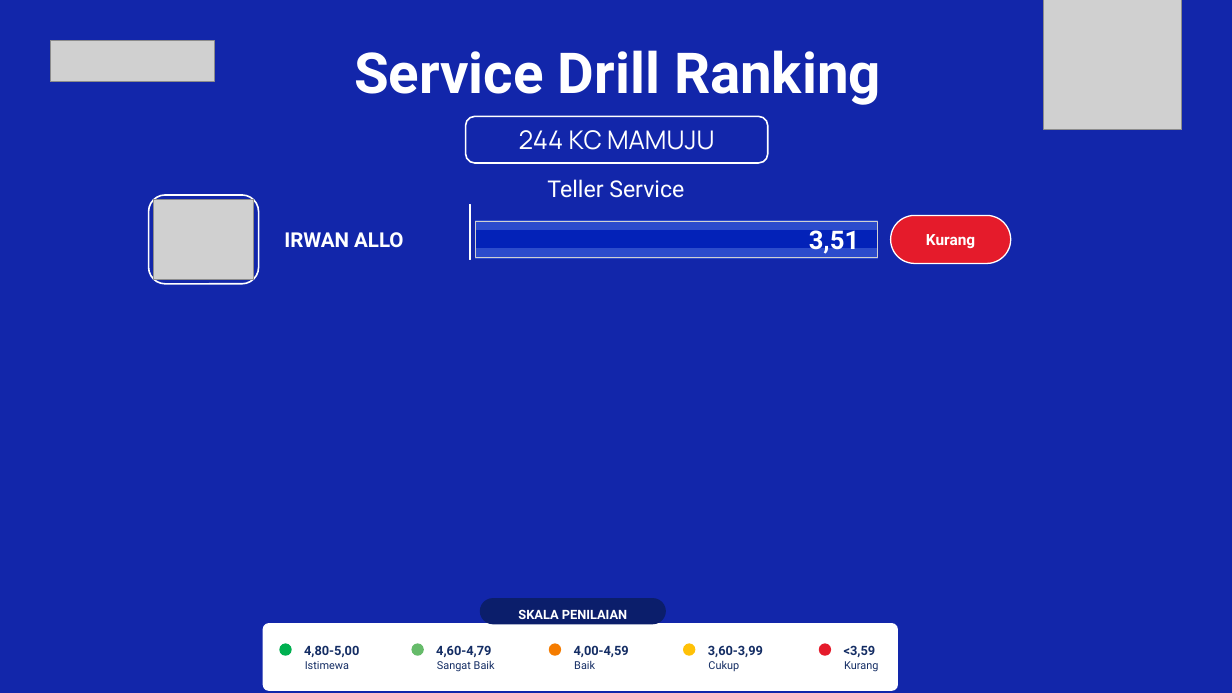
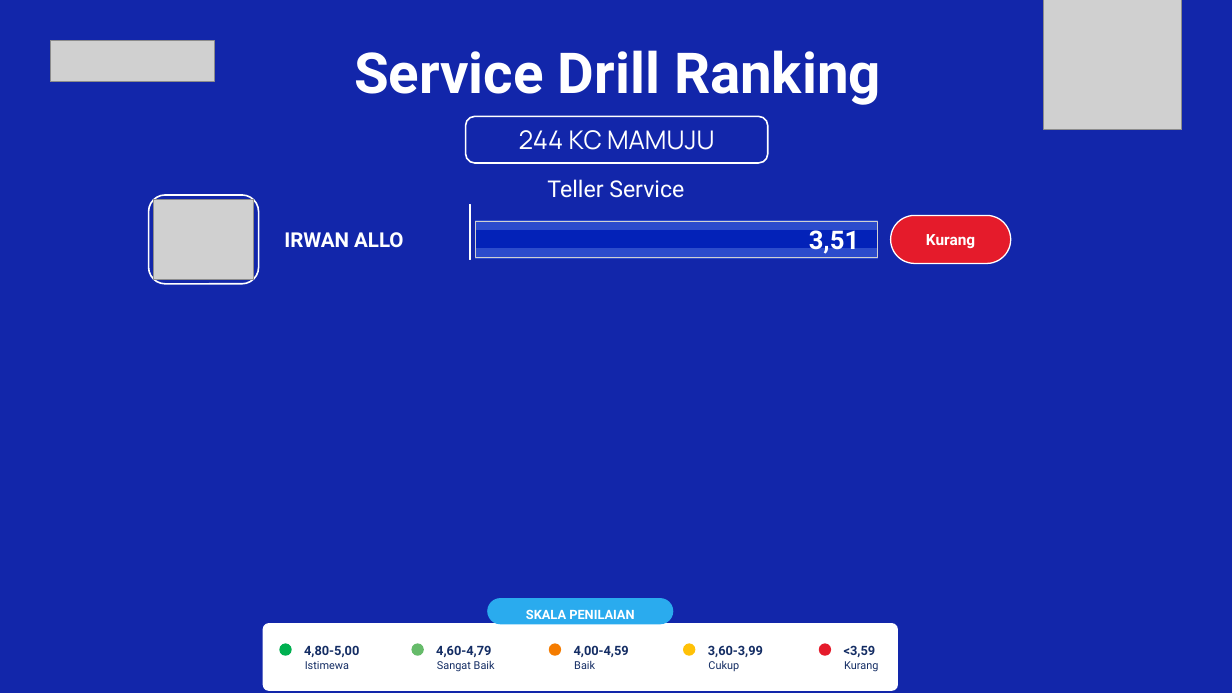
Before and after one commit to hengkiyudijanto/btn-sip, a slide deck: slide 2 of ranking-nyata.pptx. Drawn at 1232x693 pixels with LibreOffice and Linux fonts; fonts in the diff are those of the drawing; grey boxes stand for pictures; background and template pictures are left out. Boxes give left, top, right and bottom in pixels: in the first picture for what was removed or moved away, otherwise in the second. Text is boxed around its words. In the diff, an @@ line names an element or a change of style, - is before the commit and + after.

Commit message:
Ranking PPTX: label SKALA PENILAIAN di-center, warna biru Telegram
- Posisi label kini di-CENTER mendatar terhadap panel legenda. Sebelumnya
  x-nya angka tetap 5,200 (titik tengah 6,200) sehingga meleset 0,080 inci
  dari titik tengah panel (6,280). Sekarang x dihitung dari titik tengah
  panel, jadi kalau panel digeser/diubah lebarnya labelnya ikut center.
  Terverifikasi: titik tengah label = titik tengah panel = 6,280.
- Warna latar label diganti dari biru donker #0B1E6B ke biru agak muda
  #2AABEE (biru Telegram).

127 unit test lulus.

```diff
--- a/ranking-nyata.pptx
+++ b/ranking-nyata.pptx
@@ rounded rectangle: place and size @@
-rounded rectangle at [481,599,665,624]
+rounded rectangle at [488,599,673,624]
@@ rounded rectangle at [488,599,673,624]: fill #0B1E6B to #2AABEE; outline #0B1E6B 1 pt to #2AABEE 1 pt @@
@@ text "SKALA PENILAIAN": place and size @@
-text "SKALA PENILAIAN" at [518,609,627,619]
+text "SKALA PENILAIAN" at [526,609,634,619]
```
Also in this commit, not shown: 1 other slide changed, 5 other files.
